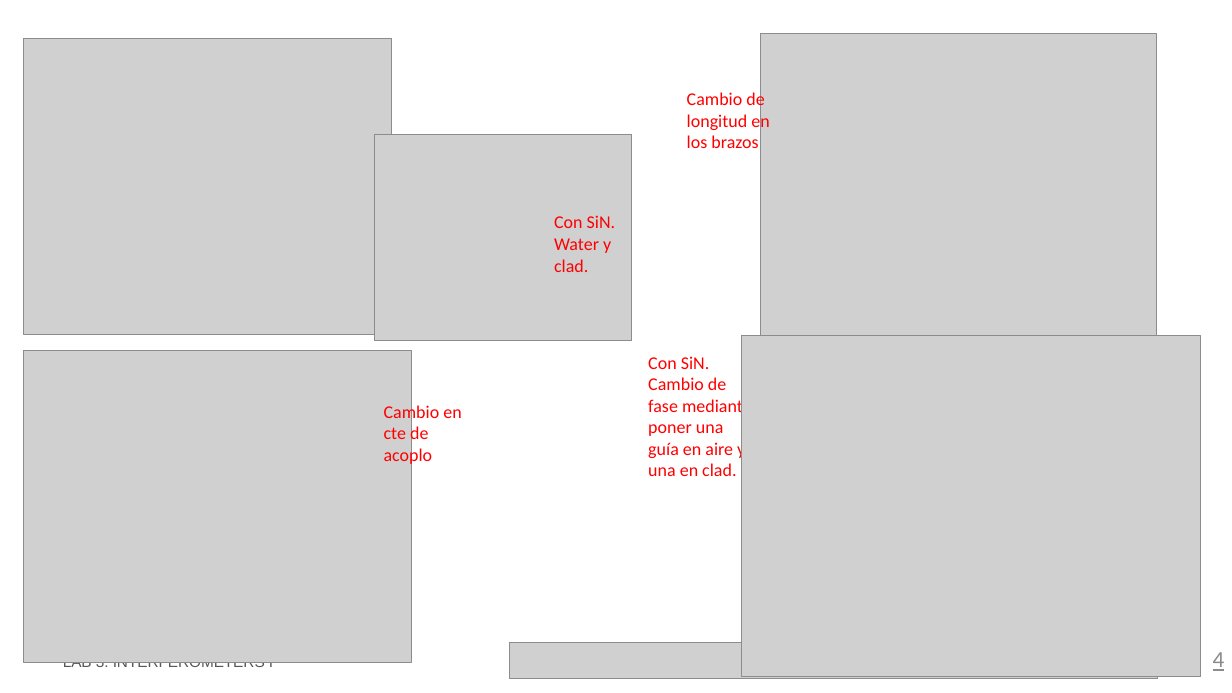
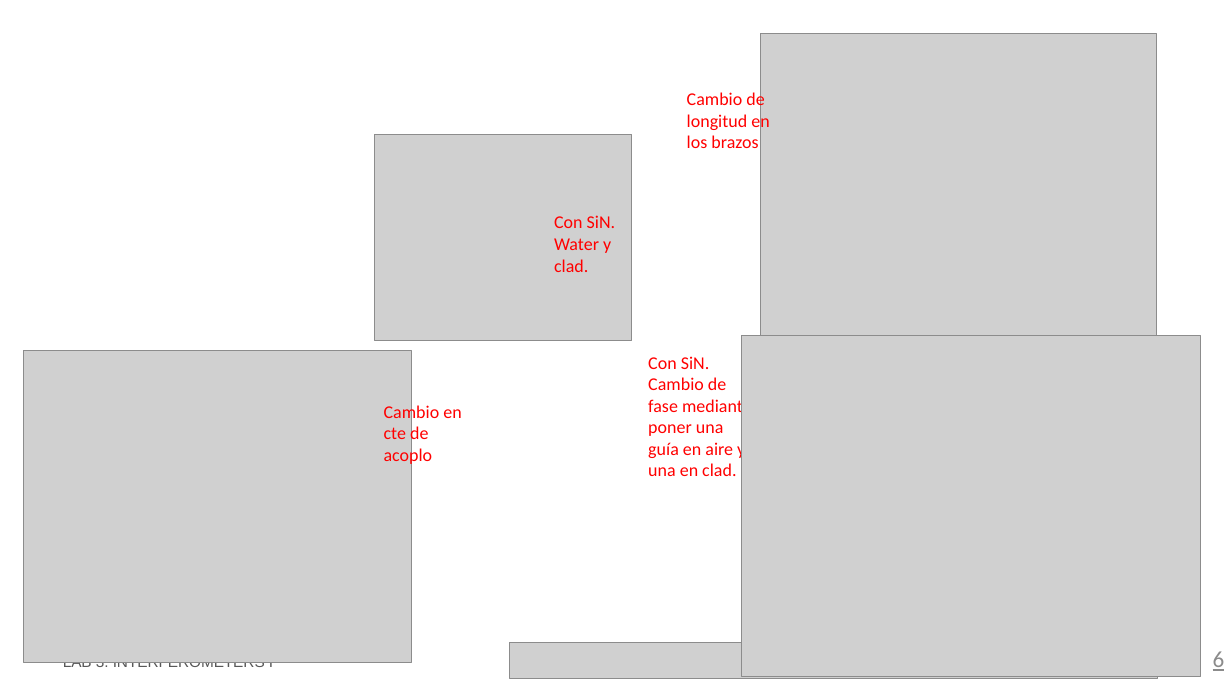
Before and after one commit to mromgar1/pic-upv-lab3, a slide deck: slide 6 of LabBook_3.pptx (slide 4 before the commit). Drawn at 1232x693 pixels with LibreOffice and Linux fonts; fonts in the diff are those of the drawing; grey boxes stand for pictures; background and template pictures are left out. Boxes give left, top, right and bottom in pixels: in the first picture for what was removed or moved away, otherwise in the second. Text is boxed around its words. In the diff, an @@ line names an element or a change of style, - is before the commit and + after.

```diff
--- a/LabBook_3.pptx
+++ b/LabBook_3.pptx
@@ picture removed at box(23, 39, 392, 335) @@
@@ page number at box(1213, 651, 1225, 671): text changed @@
-4
+6
```
Also in this commit, not shown: 2 slides added.
